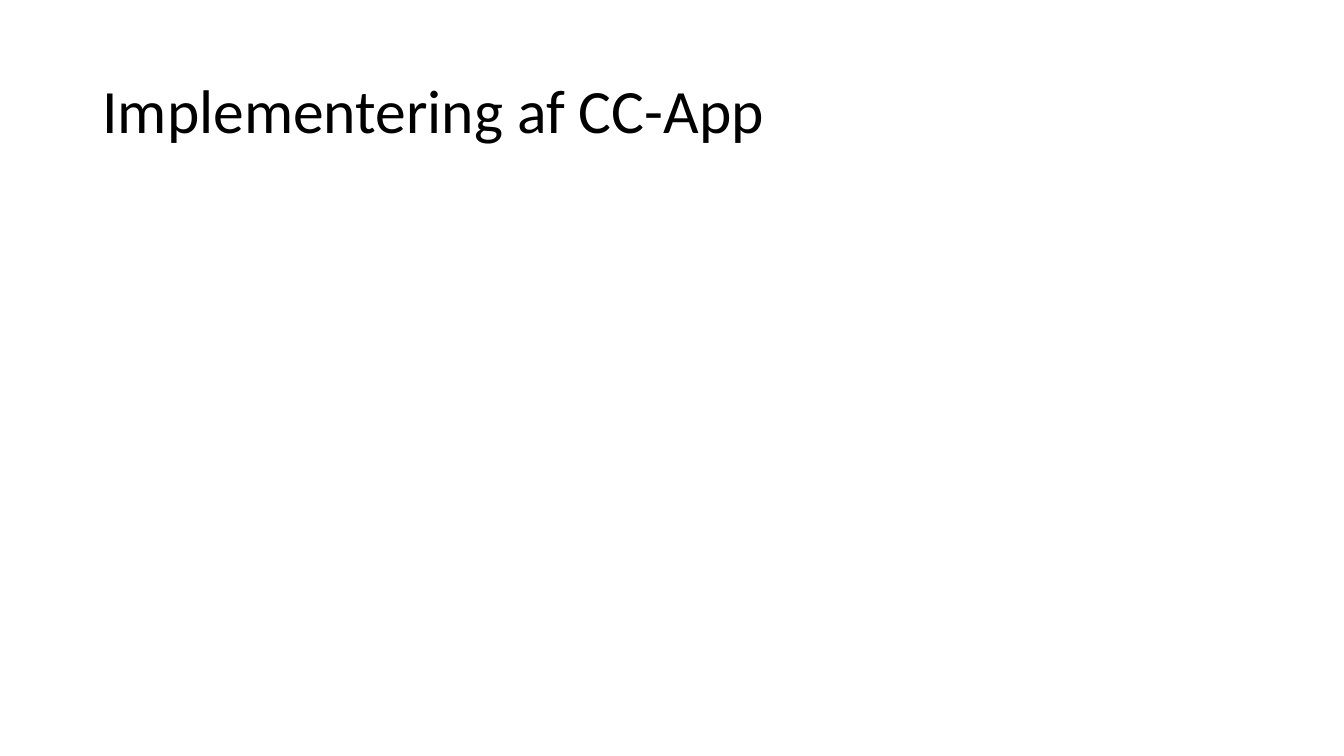
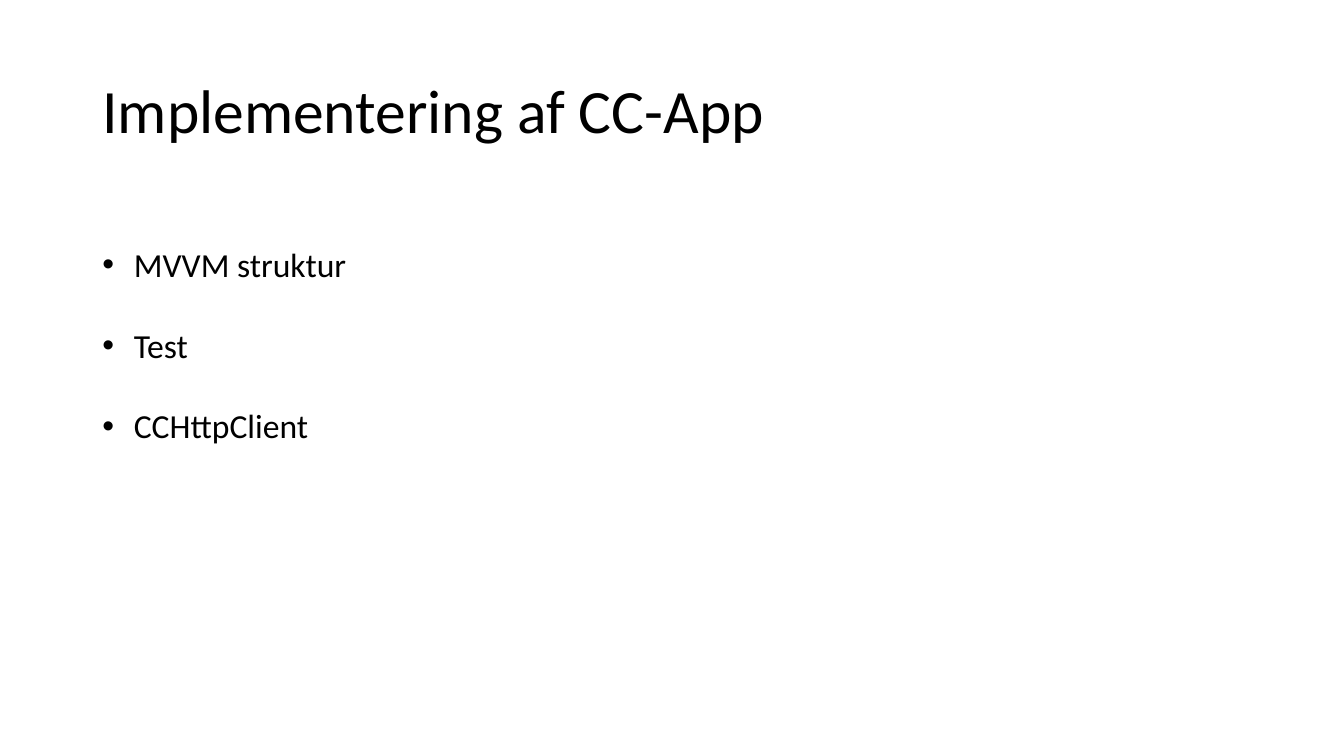
Before and after one commit to CityCrawl/CityCrawl, a slide deck: slide 3 of CityCrawl.pptx. Drawn at 1344x756 pixels with LibreOffice and Linux fonts; fonts in the diff are those of the drawing. Boxes give left, top, right and bottom in pixels: in the first picture for what was removed or moved away, otherwise in the second. Text is boxed around its words. In the diff, an @@ line names an element or a change of style, - is before the commit and + after.

Commit message:
opdatering

```diff
--- a/CityCrawl.pptx
+++ b/CityCrawl.pptx
@@ text added at (134,253,346,444), 24 pt, text #000000 @@
+• MVVM struktur
+• Test
+• CCHttpClient
```
